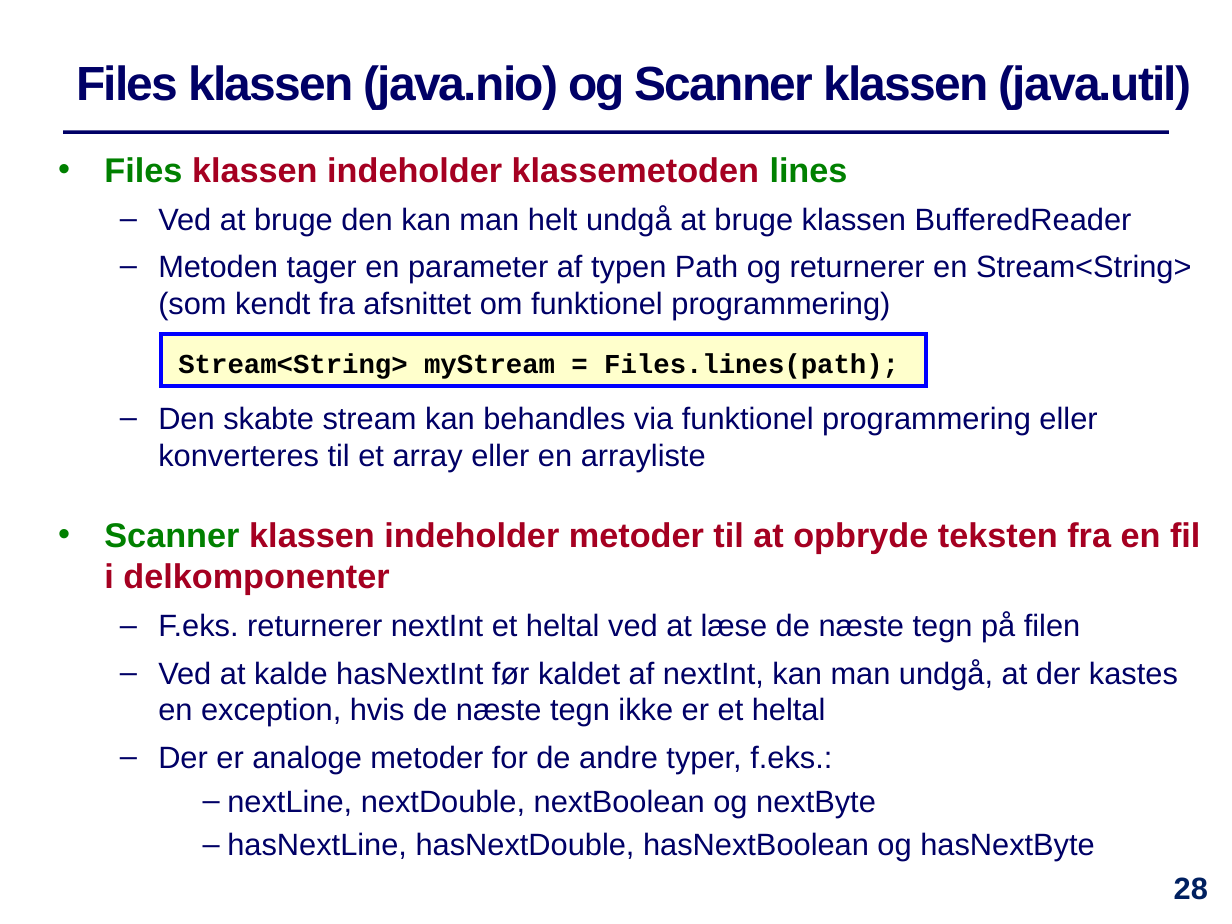
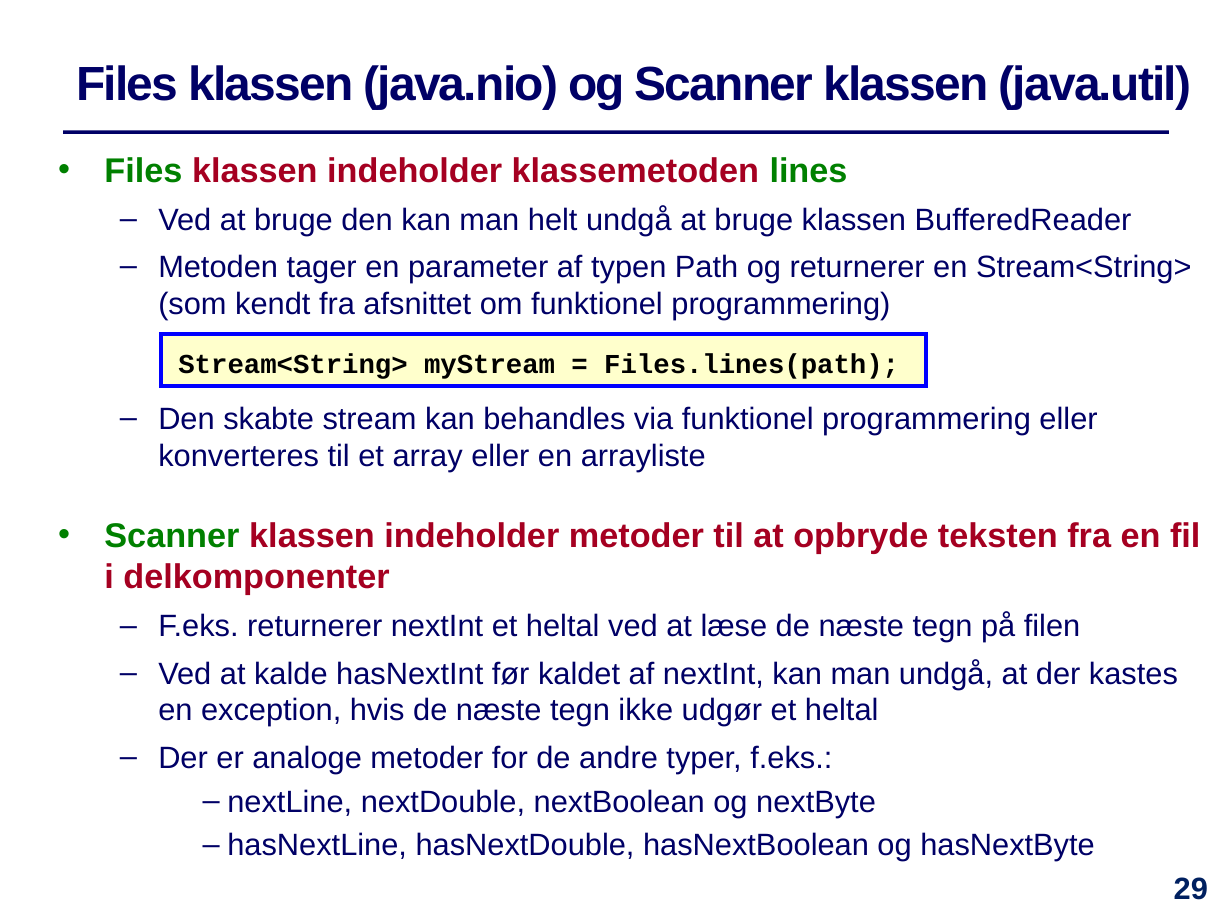
Before and after one commit to IntProgAU/Materiale, a slide deck: slide 29 of web/e21/uge_14/Slides-Uge14.pptx (slide 28 before the commit). Drawn at 1232x924 pixels with LibreOffice and Linux fonts; fonts in the diff are those of the drawing. Boxes give left, top, right and bottom in pixels: in the first picture for what was removed or moved away, otherwise in the second. Text is boxed around its words. In the diff, an @@ line names an element or a change of style, - is before the commit and + after.

```diff
--- a/web/e21/uge_14/Slides-Uge14.pptx
+++ b/web/e21/uge_14/Slides-Uge14.pptx
@@ text at (158, 659, 1178, 726): text changed @@
-  – Ved at kalde hasNextInt før kaldet af nextInt, kan man undgå, at der kastes en exception, hvis de næste tegn ikke er et heltal
+  – Ved at kalde hasNextInt før kaldet af nextInt, kan man undgå, at der kastes en exception, hvis de næste tegn ikke udgør et heltal
@@ page number at (1174, 877, 1208, 900): text changed @@
-28
+29
```
Also in this commit, not shown: 7 other slides changed, 1 slide added, 1 other file.
